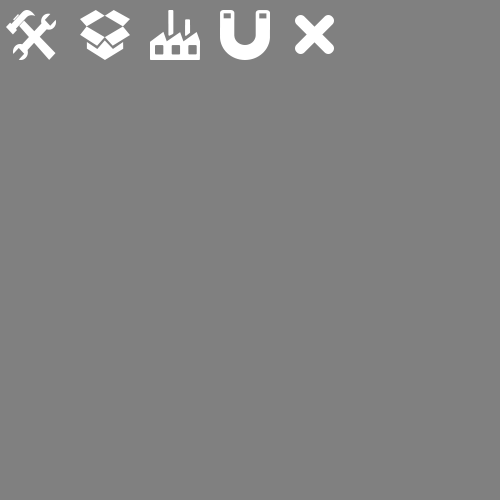
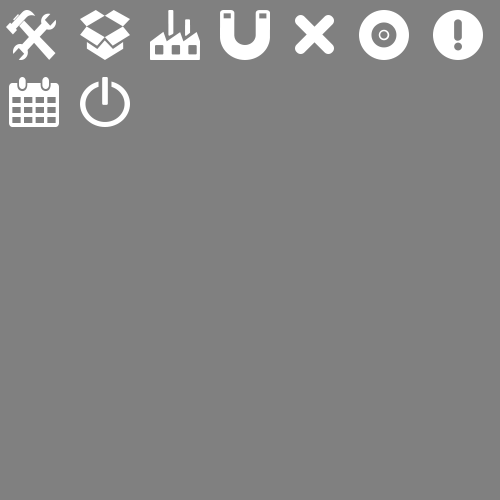
Layered file, before and after one edit (500x500). Changes by layer:
added layer "Shape 456 1" above "Shape 421 1" over box(80, 77, 130, 127)
added layer "Shape 421 1" above "Shape 346 1" over box(9, 77, 59, 127)
added layer "Shape 346 1" above "Shape 96 1" over box(433, 10, 483, 60)
added layer "Shape 96 1" above "Shape 1 1" over box(359, 10, 409, 60)
